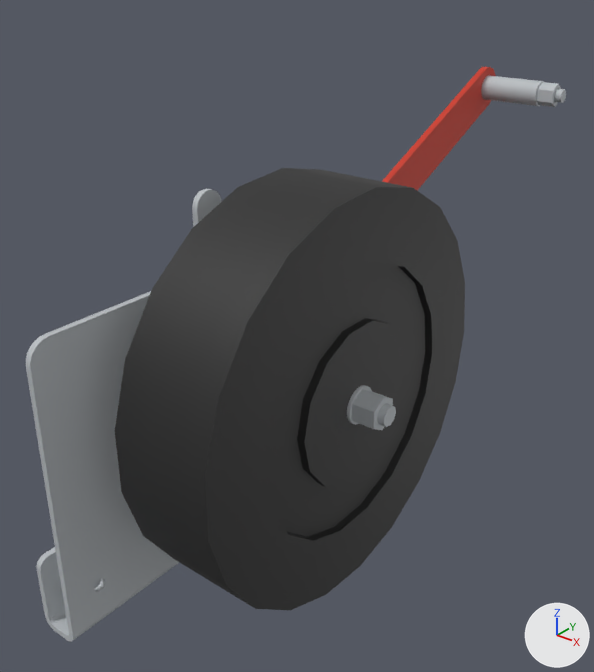
A saved change to the glTF model design-review/vaxthus-lyfthjul/model.glb.
Rendered twice from a 50 mm lens placed at (2604.0, 816.0, 584.0), pointed at (2119.0, 1422.0, 208.0). The lights are fixed; the arrows at lower right show +X, +Y and +Z. The older version comes first. Where no turn or scale is listed for an object, it has been applied to the vertices. Vertices at exactly the same position are counted once.

The first picture shows 'b15', 'b17', 'b19', 'b2', 'b25', 'b5', 'b7' and 4 more.
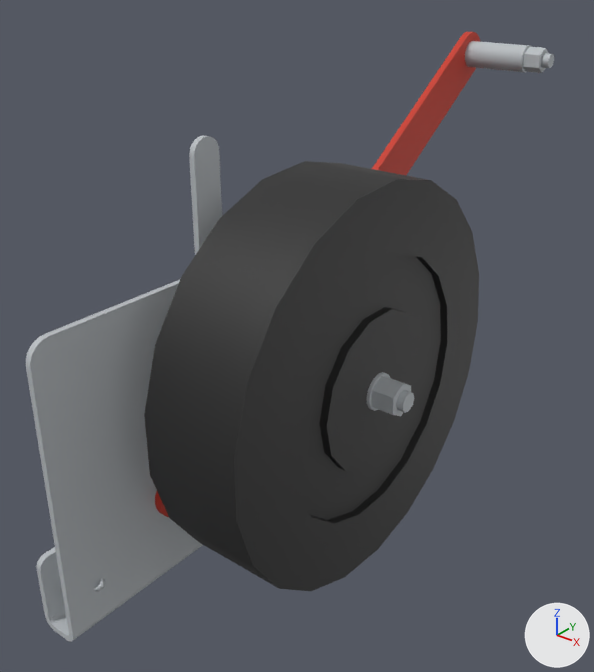
ob_o20 is not drawn itself; it is the parent of ob_b21.
ob_o22 is not drawn itself; it is the parent of ob_b23.

Patch to the scene script:
```diff
--- a/design-review/vaxthus-lyfthjul/model.glb.py
+++ b/design-review/vaxthus-lyfthjul/model.glb.py
@@ me_vh_lh_spak @@
 # used by ob_b5; parent = ob_o4; location = (2109.0, -280.2, 1534.0); scale = (309.0, 309.0, 309.0)
-me_vh_lh_spak.from_pydata(...)  # 122 vertices, 252 faces; spans x -0.01..0.01, y -0.5..0.5, z -1.0..1.0
+me_vh_lh_spak.from_pydata(...)  # 122 vertices, 252 faces; spans x -0.01..0.01, y -0.71..0.71, z -1.0..1.0
+# me_vh_lh_spak part 1: the whole mesh is rebuilt
 me_vh_lh_spak.materials.append(mat_lack_röd__spak)
@@ ob_b5 @@
 ob_b5.parent = ob_o4
-ob_b5.location = (2109.0, -280.2, 1534.0)
-ob_b5.scale = (309.0, 309.0, 309.0)
+ob_b5.location = (2109.0, -280.3, 1508.0)
+ob_b5.scale = (283.0, 283.0, 283.0)
@@ ob_b7 @@
 ob_b7 = bpy.data.objects.new('b7', me_biltema_14_2851)
-ob_b7.location = (2191.0, 1360.0, 200.0)
+ob_b7.location = (2191.0, 1392.0, 200.0)
@@ ob_b15 @@
 ob_b15 = bpy.data.objects.new('b15', me_iso_7040_m20)
-ob_b15.location = (2256.0, 1359.0, 200.0)
+ob_b15.location = (2256.0, 1390.0, 200.0)
@@ ob_b17 @@
 ob_b17 = bpy.data.objects.new('b17', me_iso_4014_m16x110)
-ob_b17.location = (2155.0, 1818.0, 410.0)
+ob_b17.location = (2155.0, 1766.0, 456.0)
@@ ob_b19 @@
 ob_b19 = bpy.data.objects.new('b19', me_rör_ø30x5_l70)
-ob_b19.location = (2148.0, 1818.0, 410.0)
+ob_b19.location = (2148.0, 1766.0, 456.0)
@@ ob_o20 @@
 ob_o20.parent = ob_o3
-ob_o20.location = (2183.0, -410.4, 1818.0)
+ob_o20.location = (2183.0, -456.3, 1766.0)
 ob_o20.rotation_euler = (-3.142, -1.571, 0.0)  # degrees (-180, -90, 0)
@@ ob_o22 @@
 ob_o22.parent = ob_o3
-ob_o22.location = (2186.0, -410.4, 1818.0)
+ob_o22.location = (2186.0, -456.3, 1766.0)
 ob_o22.rotation_euler = (-3.142, -1.571, 0.0)  # degrees (-180, -90, 0)
@@ ob_b25 @@
 ob_b25.parent = ob_o24
-ob_b25.location = (2108.0, -326.5, 1310.0)
-ob_b25.scale = (61.5, 61.5, 61.5)
+ob_b25.location = (2108.0, -349.4, 1310.0)
+ob_b25.scale = (84.4, 84.4, 84.4)
```

Where the change shows, as pixel boxes [x1, y1, x2, y2] in the pictures (594 x 672 px):
'b7', moved: before [115, 168, 465, 610]; after [144, 161, 479, 591]
'b5', reshaped, moved, rescaled: before [382, 67, 496, 191]; after [155, 32, 480, 517]
'b25', moved, rescaled: before [192, 189, 221, 227]; after [189, 136, 222, 255]
'b19', moved: before [481, 76, 539, 106]; after [465, 41, 526, 72]
'b15', moved: before [352, 389, 393, 430]; after [371, 376, 411, 416]
'b23', moved: before [536, 82, 561, 107]; after [522, 47, 549, 73]
'b17', moved: before [554, 89, 566, 103]; after [541, 53, 554, 68]
'b21', moved: before [533, 81, 544, 106]; after [519, 45, 531, 73]
